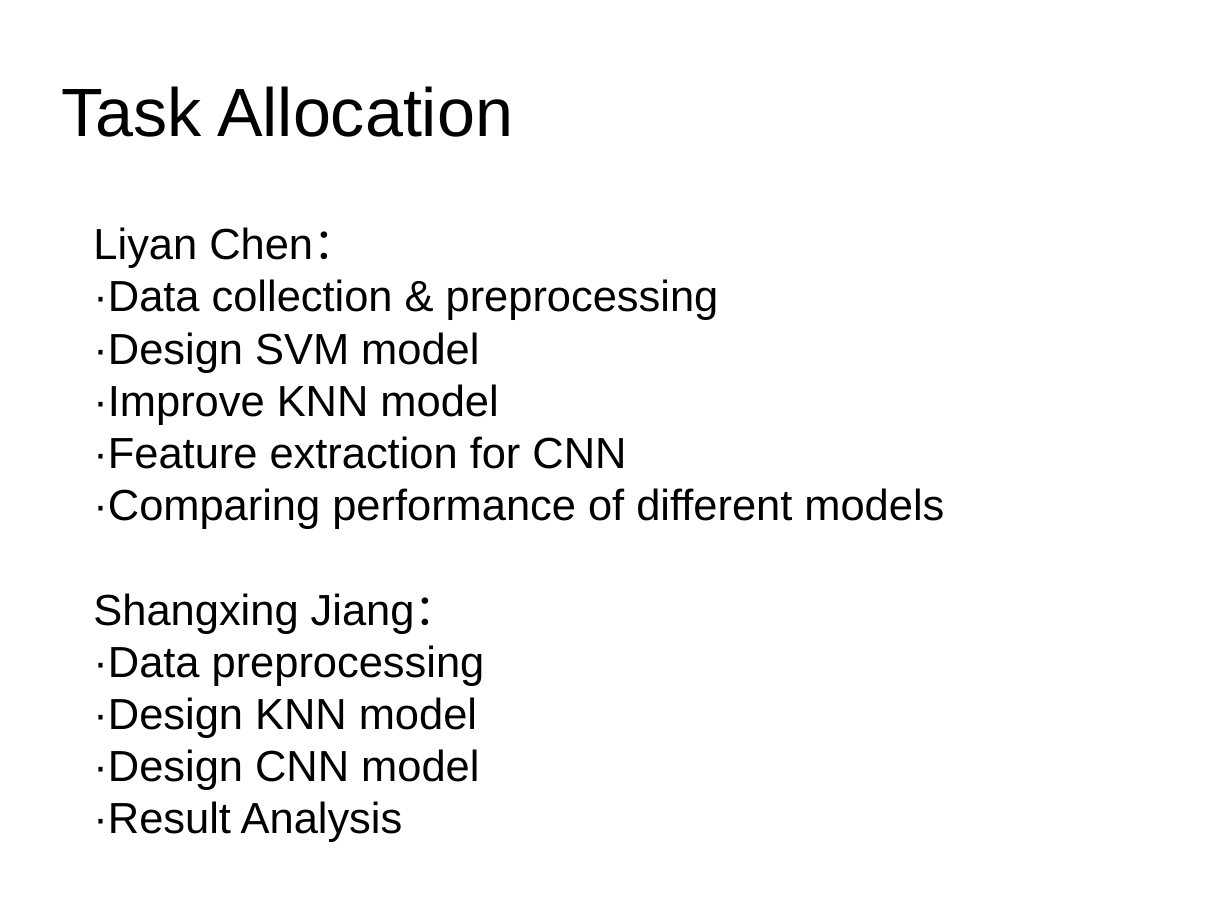
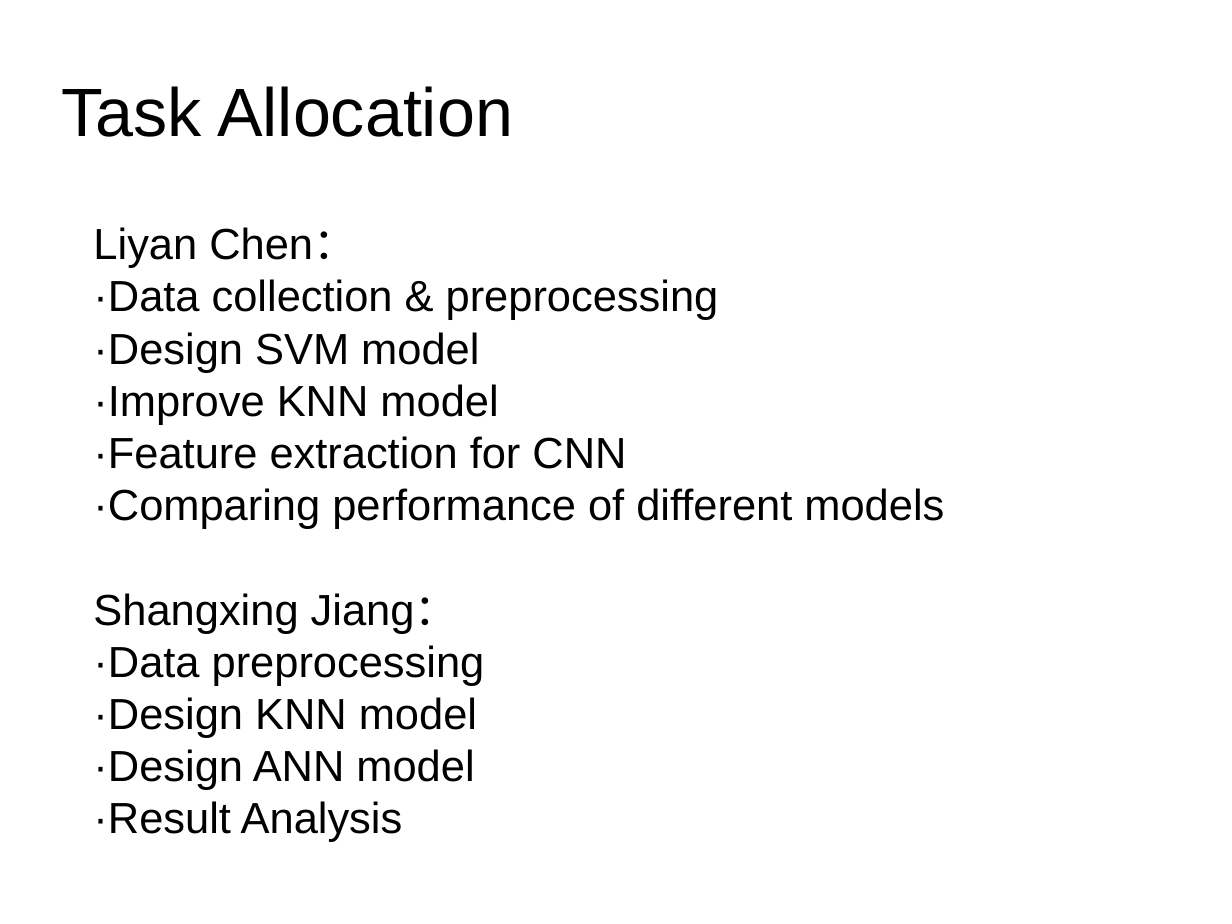
Before and after one commit to jsxcool/DigitRecognize, a slide deck: slide 16 of 695ppt 1.pptx. Drawn at 1232x924 pixels with LibreOffice and Linux fonts; fonts in the diff are those of the drawing; background and template pictures are left out. Boxes give left, top, right and bottom in pixels: in the first picture for what was removed or moved away, otherwise in the second. Text is boxed around its words. In the diff, an @@ line names an element or a change of style, - is before the commit and + after.

```diff
--- a/695ppt 1.pptx
+++ b/695ppt 1.pptx
@@ text at [93, 749, 474, 790]: text changed @@
-·Design CNN model
+·Design ANN model
```
Also in this commit, not shown: 6 other slides changed, 1 slide added, 1 slide removed.
